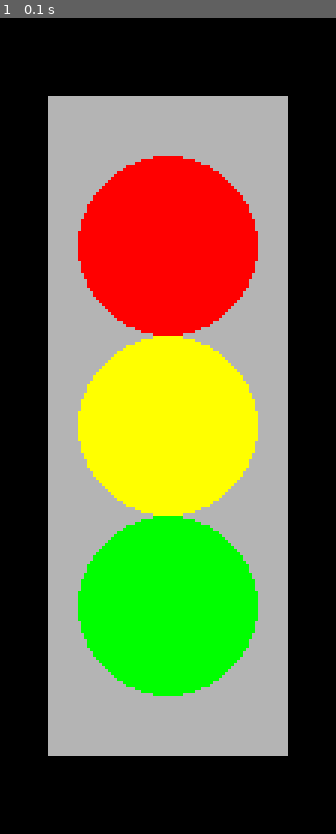
Above: before the commit, frame 1.
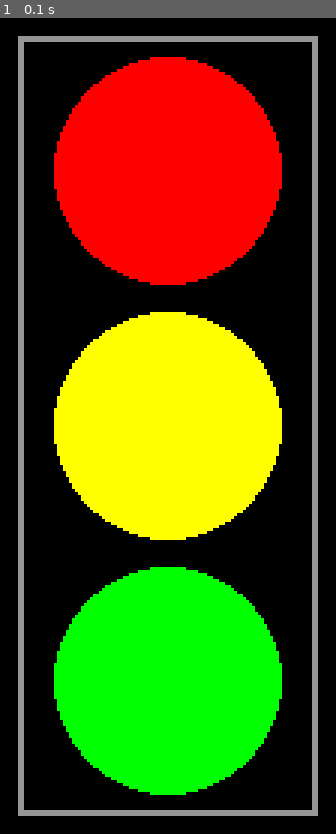
Above: after the commit, the same moment.

Repository: risto-raagel/pygame-harjutused
Game: pygame game, started from valgusfoor.py
Same seed, same stepped clock (60 frames per second), same inputs: the game is played once before the commit and once after it.
Inputs:
- Up to frame 1 (0.1 s): no input

The runs differ from the first frame. In frame 1, 44% of the frame differs, in the area x 5-95%, y 2-98%.

Commit message:
uuendatud versioon 1.1.2

Diff:
--- a/valgusfoor.py
+++ b/valgusfoor.py
@@ -8,30 +8,30 @@
 # Määrame akna pealkirja
 pygame.display.set_caption("Foor - Risto Räägel")
 
-# Muutuja, mis hoiab programmi töös
 kaib = True
 
-# Peamine tsükkel
 while kaib:
 
     # Kontrollime akna sulgemist
     for event in pygame.event.get():
         if event.type == pygame.QUIT:
-            kaib = False  # sulgeme programmi
+            kaib = False
 
     # Taust mustaks
     aken.fill((0, 0, 0))
 
-    # Joonistame foori korpuse (hall ristkülik)
-    pygame.draw.rect(aken, (180, 180, 180), (110, 40, 80, 220))
+    # Foori korpus
+    pygame.draw.rect(aken, (150, 150, 150), (100, 20, 100, 260), 2)
 
-    # Joonistame kolm tuld. Määrame värvi, asukoha ja raadiuse.
-    pygame.draw.circle(aken, (255, 0, 0), (150, 90), 30)    # punane
-    pygame.draw.circle(aken, (255, 255, 0), (150, 150), 30) # kollane
-    pygame.draw.circle(aken, (0, 255, 0), (150, 210), 30)   # roheline
+    # Valge raam ümber korpuse
+    #pygame.draw.rect(aken, (255, 255, 255), (118, 42, 64, 236), 2)
 
-    # Uuendame ekraani, et kujutis ilmuks kasutajale nähtavaks
+    # Foorituled
+    pygame.draw.circle(aken, (255, 0, 0), (150, 65), 38)     # punane
+    pygame.draw.circle(aken, (255, 255, 0), (150, 150), 38)  # kollane
+    pygame.draw.circle(aken, (0, 255, 0), (150, 235), 38)    # roheline
+
+    # Uuendame ekraani
     pygame.display.flip()
 
-# Sulgeme pygame'i
 pygame.quit()
